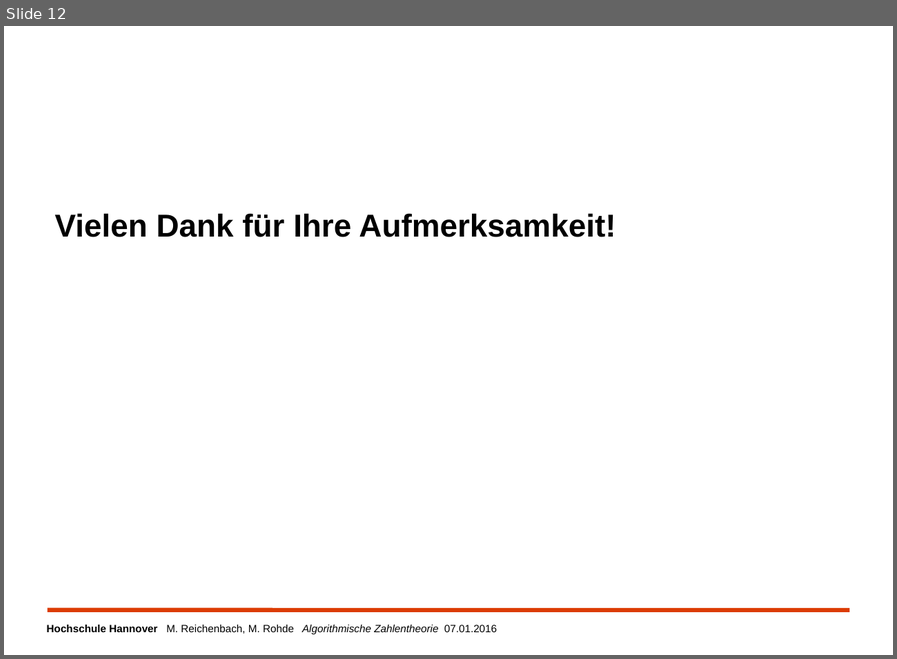
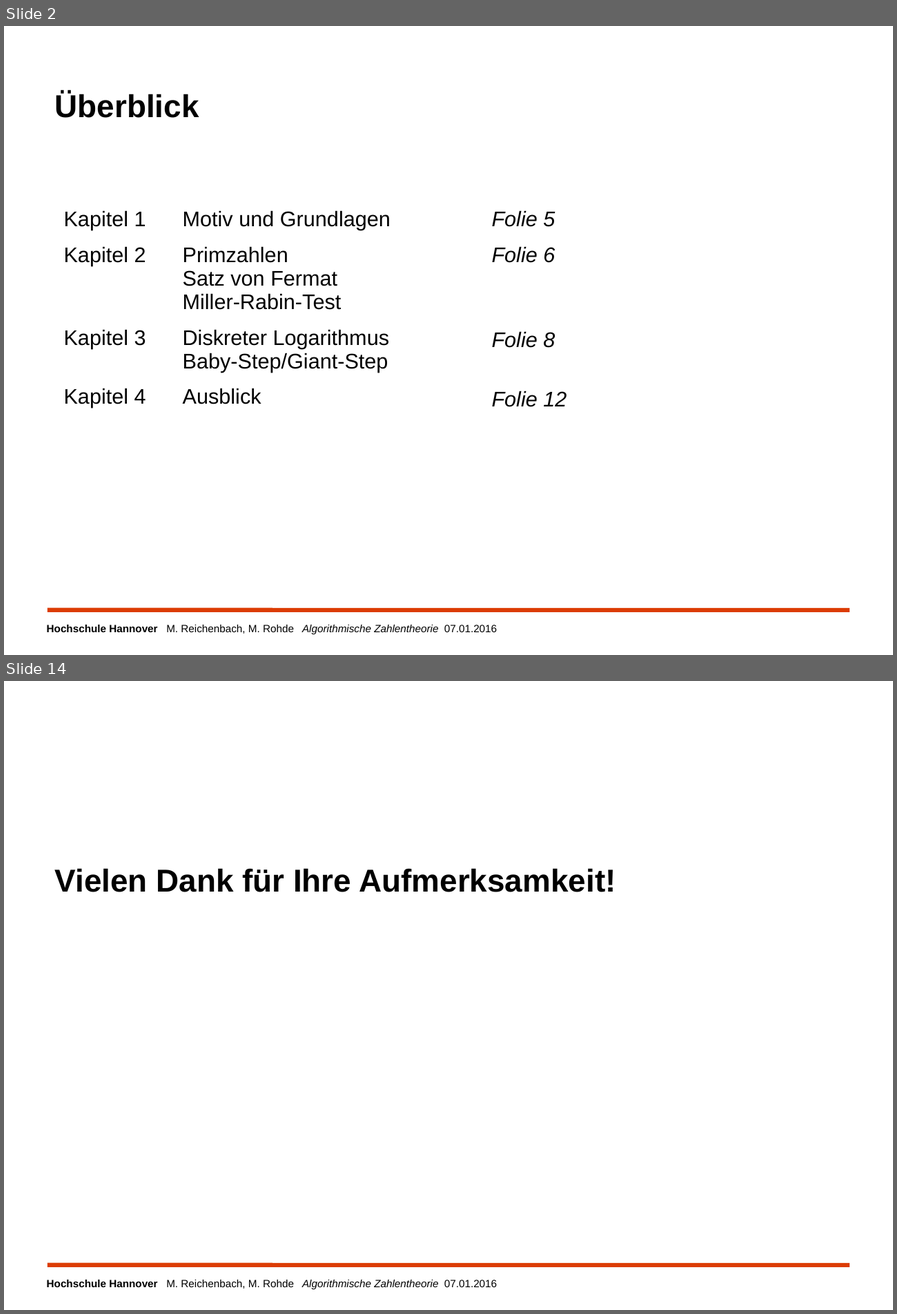
Before and after one commit to MReichenbach/SeminarAK, a slide deck: vortrag/AuKSeminarZahlentheorie.odp. Shown one above the other, each under a label of ours: slide 12 before the commit, slides 2 and 14 after it; the slides between them are not shown. The pictures are 897x659 and 897x1314 pixels, drawn with LibreOffice and Linux fonts; fonts in the diff are those of the drawing; background and template pictures are left out. Boxes give left, top, right and bottom in pixels: in the first picture for what was removed or moved away, otherwise in the second. Text is boxed around its words. In the diff, an @@ line names an element or a change of style, - is before the commit and + after.

```diff
--- a/vortrag/AuKSeminarZahlentheorie.odp
+++ b/vortrag/AuKSeminarZahlentheorie.odp
@@ slide 2 added at (x1=4, y1=26, x2=893, y2=655), background #FFFFFF; not listed: 2 template elements that a slide beside it also shows @@
@@ title added at (x1=55, y1=92, x2=199, y2=118), 30 pt, text #000000, bold @@
+Überblick
@@ table added at (x1=58, y1=202, x2=753, y2=415), 4 rows, 3 columns @@
+Kapitel 1 | Motiv und Grundlagen | Folie 5
+Kapitel 2 | Primzahlen / Satz von Fermat / Miller-Rabin-Test | Folie 6
+Kapitel 3 | Diskreter Logarithmus / Baby-Step/Giant-Step | Folie 8
+Kapitel 4 | Ausblick | Folie 12
@@ what was slide 12 is now slide 14 @@
```
Also in this commit, not shown: 11 other slides added, 10 slides removed.
